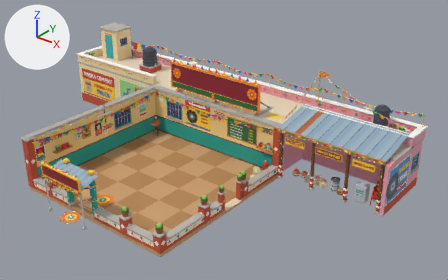
What one commit did to the glTF model assets/models/dhaba_v3.glb.
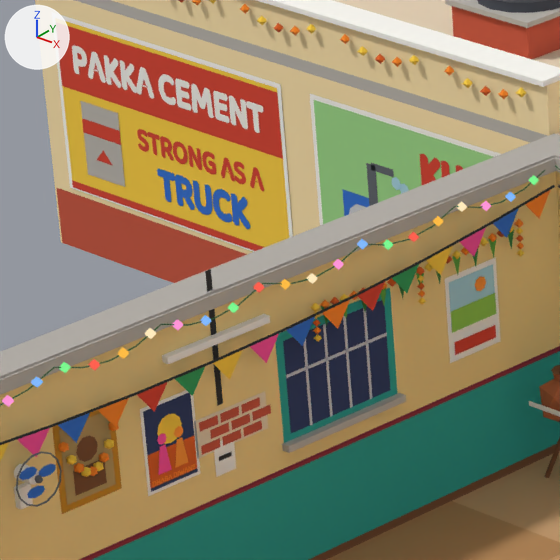
There are two pictures of each version: one whole from a 50 mm camera at (25.3, -24.9, 16.4) aimed at (6.7, -1.6, 1.9), one close up on the part from 16% to 35% of the width and 23% to 52% of the height. Lighting does not change. The marker at upper left points along +X, +Y and +Z. The first two pictures are the older version. Vertices at exactly the same position are counted once.

The first close-up shows 'dhaba_v3', 'fairy_bulb_parapet', 'fairy_wire_dhaba'.
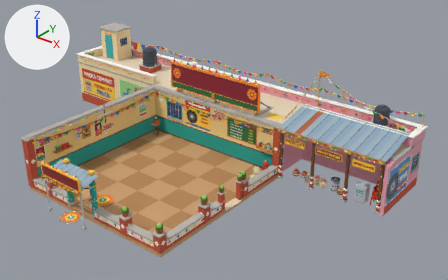
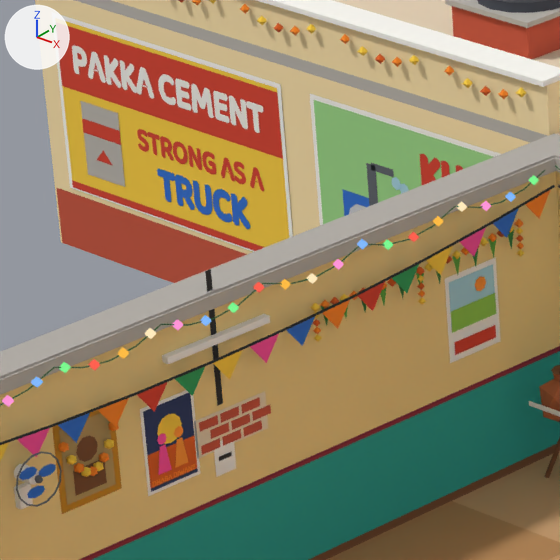
Pixel boxes [x1, y1, x2, y2] of what changed, in the close-ups (560 x 560 px):
part 1 of me_dhaba_v3, deleted (blue): before [276, 288, 406, 453]
part 2 of me_dhaba_v3, cut back: before [303, 327, 318, 425]; after [314, 335, 318, 342]

The change in detail:
me_dhaba_v3 is used by ob_dhaba_v3; location (0.0, 0.0, 0.0).
me_dhaba_v3 had 15571 vertices, 18859 faces and spanned x -7.6..15.6, y -10.3..3.7, z -0.2..5.2.
me_dhaba_v3 now has 15595 vertices, 18921 faces and spans x -7.6..15.6, y -10.3..3.7, z -0.2..5.2.
me_dhaba_v3 part 1: 7 loose pieces with 32 vertices, spanning x 0.0..0.1, y -3.4..-2.0, z 1.2..2.2, are deleted.
me_dhaba_v3 part 2: 1 vertex moved within x 0.0, y -3.0, z 2.1; 4 vertices removed from x 0.0, y -3.1..-3.0, z 1.3..2.1.
Other edits to the shape of me_dhaba_v3 do not show in these pictures.
